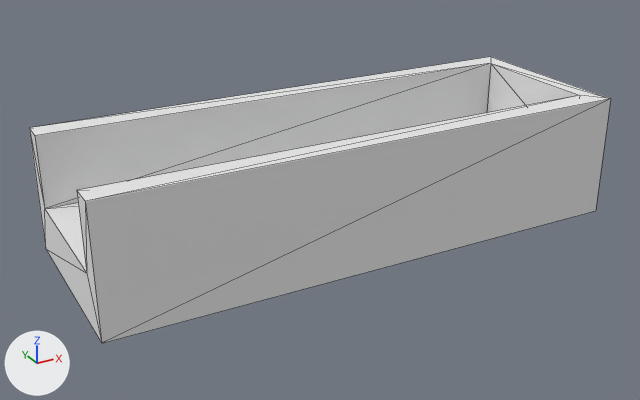
The OBJ model resources/shape-5.obj as it was, and as the next commit left it.
Camera for both pictures: a 50 mm camera at (-0.682, -0.93, 0.474) aimed at (-0.172, -0.004, 0.011). Lighting does not change. The marker at lower left points along +X, +Y and +Z. Mesh edges are drawn as thin lines. Where no turn or scale is listed for an object, it has been applied to the vertices. Vertices at the same position are counted once.

Objects in the first picture: 'shape-5'.
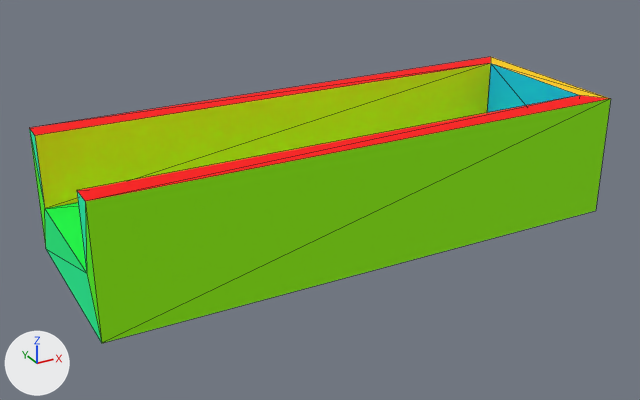
Boxes [x1, y1, x2, y2] around the edits, measured in the pictures (640 x 400 px):
'shape-5', recoloured, surface changed (white to green)
    both: [29, 57, 611, 343]
part 1 of me_shape_5, recoloured (white to red)
    both: [29, 57, 609, 201]
part 2 of me_shape_5, recoloured (white to yellow)
    both: [494, 64, 610, 99]
part 3 of me_shape_5, recoloured (white to green)
    both: [29, 130, 101, 338]
part 4 of me_shape_5, recoloured (white to green)
    both: [45, 210, 86, 272]
part 5 of me_shape_5, recoloured (white to green)
    both: [46, 249, 102, 343]
part 6 of me_shape_5, recoloured (white to green)
    both: [29, 129, 87, 271]
part 7 of me_shape_5, recoloured (white to green)
    both: [85, 99, 611, 343]
part 8 of me_shape_5, recoloured (white to cyan)
    both: [487, 64, 579, 113]
part 9 of me_shape_5, recoloured (white to green)
    both: [35, 63, 491, 208]
part 10 of me_shape_5, recoloured (white to green)
    both: [45, 202, 87, 273]

Diff of the bpy script that builds the scene:
```diff
--- a/resources/shape-5.obj.py
+++ b/resources/shape-5.obj.py
@@ mat_material_0 @@
 mat_material_0 = principled_material('material_0')
-mat_material_0.base_color = (0.8, 0.8, 0.8)  # white #e7e7e7
+mat_material_0.base_color = (1.0, 0.631, 0.0)  # yellow #ffd000
 mat_material_0.roughness = 1.0
@@ mat_material_11 @@
+mat_material_11 = principled_material('material_11')
+mat_material_11.base_color = (0.0, 0.996, 0.0588)  # green #00ff45
+mat_material_11.roughness = 1.0
@@ mat_material_10 @@
+mat_material_10 = principled_material('material_10')
+mat_material_10.base_color = (1.0, 0.875, 0.0)  # yellow #fff000
+mat_material_10.roughness = 1.0
@@ mat_material_9 @@
+mat_material_9 = principled_material('material_9')
+mat_material_9.base_color = (0.0, 0.553, 1.0)  # cyan #00c4ff
+mat_material_9.roughness = 1.0
@@ mat_material_3 @@
+mat_material_3 = principled_material('material_3')
+mat_material_3.base_color = (0.0863, 1.0, 0.0)  # green #53ff00
+mat_material_3.roughness = 1.0
@@ mat_material_7 @@
+mat_material_7 = principled_material('material_7')
+mat_material_7.base_color = (0.302, 1.0, 0.0)  # green #95ff00
+mat_material_7.roughness = 1.0
@@ mat_material_6 @@
+mat_material_6 = principled_material('material_6')
+mat_material_6.base_color = (0.0, 1.0, 0.471)  # green #00ffb7
+mat_material_6.roughness = 1.0
@@ mat_material_1 @@
+mat_material_1 = principled_material('material_1')
+mat_material_1.base_color = (1.0, 0.0, 0.0)  # red #ff0000
+mat_material_1.roughness = 1.0
@@ me_shape_5 @@
 me_shape_5.from_pydata(...)  # 16 vertices, 28 faces; spans x -0.5..0.2, y -0.125..0.125, z -0.038..0.125
+# me_shape_5 part 1: 4 faces spanning x -0.5..0.2, y -0.125..0.125, z 0.125 switch from mat_material_0 (white #e7e7e7) to mat_material_1 (red #ff0000)
+# me_shape_5 part 2: 1 face spanning x 0.175..0.2, y -0.125..0.094, z 0.125 switches from mat_material_0 (white #e7e7e7) to mat_material_2 (yellow #ffce00)
+# me_shape_5 part 3: 2 faces spanning x -0.5, y -0.125..0.125, z -0.038..0.125 switch from mat_material_0 (white #e7e7e7) to mat_material_3 (green #53ff00)
+# me_shape_5 part 4: 1 face spanning x -0.5, y -0.094..0.125, z -0.038..0.031 switches from mat_material_0 (white #e7e7e7) to mat_material_4 (green #00ff85)
+# me_shape_5 part 5: 1 face spanning x -0.5, y -0.125..0.125, z -0.038..0.031 switches from mat_material_0 (white #e7e7e7) to mat_material_5 (green #00ff9a)
+# me_shape_5 part 6: 2 faces spanning x -0.5, y -0.125..0.125, z 0.031..0.125 switch from mat_material_0 (white #e7e7e7) to mat_material_6 (green #00ffb6)
+# me_shape_5 part 7: 4 faces spanning x -0.5..0.2, y -0.125..0.125, z -0.038..0.125 switch from mat_material_0 (white #e7e7e7) to mat_material_7 (green #95ff00)
+# me_shape_5 part 8: 2 faces spanning x 0.175, y -0.094..0.094, z 0.031..0.125 switch from mat_material_0 (white #e7e7e7) to mat_material_9 (cyan #00c4ff)
+# me_shape_5 part 9: 4 faces spanning x -0.5..0.175, y -0.094..0.094, z 0.031..0.125 switch from mat_material_0 (white #e7e7e7) to mat_material_10 (yellow #fff000)
+# me_shape_5 part 10: 2 faces spanning x -0.5..0.175, y -0.094..0.094, z 0.031 switch from mat_material_0 (white #e7e7e7) to mat_material_11 (green #00ff45)
+me_shape_5.materials.append(mat_material_2)  # yellow #ffce00
+me_shape_5.materials.append(mat_material_4)  # green #00ff85
+me_shape_5.materials.append(mat_material_5)  # green #00ff9a
+me_shape_5.materials.append(mat_material_8)  # cyan #00ffd0
+me_shape_5.materials.append(mat_material_12)  # blue #0000ff
```
